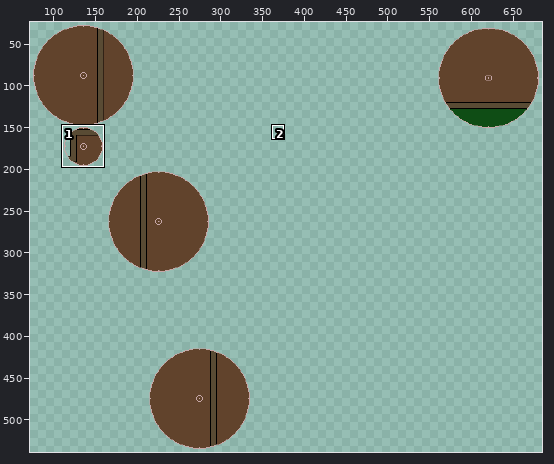
Pixel-art file, stored at Assets/Sprites/MapOne.ase. The first picture is a wide view before the edit; the outline marks the close-up.
Close-up. Earlier state:
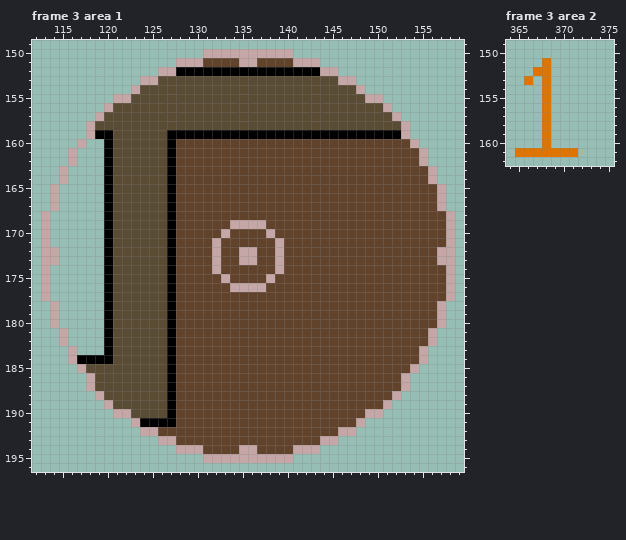
704x576 pixels, 4 frames. Colours within 5 levels of each other are drawn and written as one. Shown: frame 3 area 1: x 112..159, y 149..196; frame 3 area 2: x 364..375, y 149..162. The wide view leaves out empty margins. The commit also changed other frames or places, which this record leaves out.
The same view after the edit:
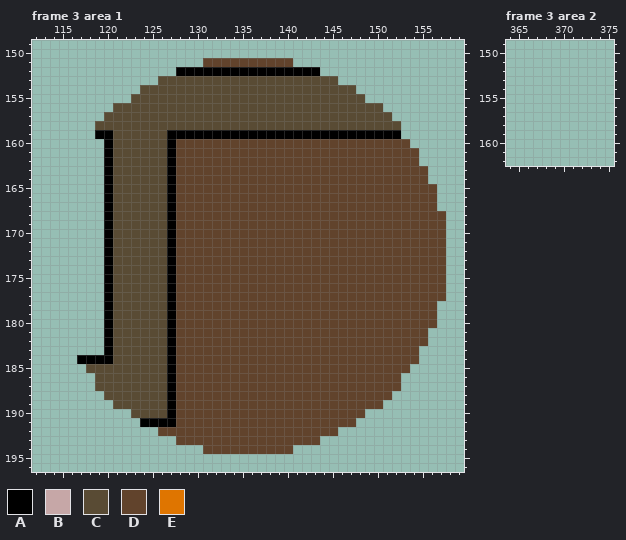
Palette (. is transparent): A #000000  B #c6a7a7  C #594b34  D #61432c  E #df7500
Diff:
layer "Notes" now hidden
--- frame 3 area 1
@@ x 112..159 @@
 149 ................................................
-150 ...................BBBBBBBBBB...................
-151 ................BBBDDDDBBDDDDBBB................
-152 ..............BBAAAAAAAAAAAAAAAABB..............
-153 ............BBCCCCCCCCCCCCCCCCCCCCBB............
-154 ...........BCCCCCCCCCCCCCCCCCCCCCCCCB...........
-155 .........BBCCCCCCCCCCCCCCCCCCCCCCCCCCBB.........
-156 ........BCCCCCCCCCCCCCCCCCCCCCCCCCCCCCCB........
-157 .......BCCCCCCCCCCCCCCCCCCCCCCCCCCCCCCCCB.......
-158 ......BCCCCCCCCCCCCCCCCCCCCCCCCCCCCCCCCCCB......
-159 ......BAACCCCCCAAAAAAAAAAAAAAAAAAAAAAAAAAB......
-160 .....B..ACCCCCCADDDDDDDDDDDDDDDDDDDDDDDDDDB.....
-161 ....B...ACCCCCCADDDDDDDDDDDDDDDDDDDDDDDDDDDB....
-162 ....B...ACCCCCCADDDDDDDDDDDDDDDDDDDDDDDDDDDB....
-163 ...B....ACCCCCCADDDDDDDDDDDDDDDDDDDDDDDDDDDDB...
-164 ...B....ACCCCCCADDDDDDDDDDDDDDDDDDDDDDDDDDDDB...
-165 ..B.....ACCCCCCADDDDDDDDDDDDDDDDDDDDDDDDDDDDDB..
-166 ..B.....ACCCCCCADDDDDDDDDDDDDDDDDDDDDDDDDDDDDB..
-167 ..B.....ACCCCCCADDDDDDDDDDDDDDDDDDDDDDDDDDDDDB..
-168 .B......ACCCCCCADDDDDDDDDDDDDDDDDDDDDDDDDDDDDDB.
-169 .B......ACCCCCCADDDDDDBBBBDDDDDDDDDDDDDDDDDDDDB.
-170 .B......ACCCCCCADDDDDBDDDDBDDDDDDDDDDDDDDDDDDDB.
-171 .B......ACCCCCCADDDDBDDDDDDBDDDDDDDDDDDDDDDDDDB.
-172 .BB.....ACCCCCCADDDDBDDBBDDBDDDDDDDDDDDDDDDDDBB.
-173 .BB.....ACCCCCCADDDDBDDBBDDBDDDDDDDDDDDDDDDDDBB.
-174 .B......ACCCCCCADDDDBDDDDDDBDDDDDDDDDDDDDDDDDDB.
-175 .B......ACCCCCCADDDDDBDDDDBDDDDDDDDDDDDDDDDDDDB.
-176 .B......ACCCCCCADDDDDDBBBBDDDDDDDDDDDDDDDDDDDDB.
-177 .B......ACCCCCCADDDDDDDDDDDDDDDDDDDDDDDDDDDDDDB.
-178 ..B.....ACCCCCCADDDDDDDDDDDDDDDDDDDDDDDDDDDDDB..
-179 ..B.....ACCCCCCADDDDDDDDDDDDDDDDDDDDDDDDDDDDDB..
-180 ..B.....ACCCCCCADDDDDDDDDDDDDDDDDDDDDDDDDDDDDB..
-181 ...B....ACCCCCCADDDDDDDDDDDDDDDDDDDDDDDDDDDDB...
-182 ...B....ACCCCCCADDDDDDDDDDDDDDDDDDDDDDDDDDDDB...
-183 ....B...ACCCCCCADDDDDDDDDDDDDDDDDDDDDDDDDDDB....
-184 ....BAAAACCCCCCADDDDDDDDDDDDDDDDDDDDDDDDDDDB....
-185 .....BCCCCCCCCCADDDDDDDDDDDDDDDDDDDDDDDDDDB.....
-186 ......BCCCCCCCCADDDDDDDDDDDDDDDDDDDDDDDDDB......
-187 ......BCCCCCCCCADDDDDDDDDDDDDDDDDDDDDDDDDB......
-188 .......BCCCCCCCADDDDDDDDDDDDDDDDDDDDDDDDB.......
-189 ........BCCCCCCADDDDDDDDDDDDDDDDDDDDDDDB........
-190 .........BBCCCCADDDDDDDDDDDDDDDDDDDDDBB.........
-191 ...........BAAAADDDDDDDDDDDDDDDDDDDDB...........
-192 ............BBDDDDDDDDDDDDDDDDDDDDBB............
-193 ..............BBDDDDDDDDDDDDDDDDBB..............
-194 ................BBBDDDDBBDDDDBBB................
-195 ...................BBBBBBBBBB...................
+150 ................................................
+151 ...................DDDDDDDDDD...................
+152 ................AAAAAAAAAAAAAAAA................
+153 ..............CCCCCCCCCCCCCCCCCCCC..............
+154 ............CCCCCCCCCCCCCCCCCCCCCCCC............
+155 ...........CCCCCCCCCCCCCCCCCCCCCCCCCC...........
+156 .........CCCCCCCCCCCCCCCCCCCCCCCCCCCCCC.........
+157 ........CCCCCCCCCCCCCCCCCCCCCCCCCCCCCCCC........
+158 .......CCCCCCCCCCCCCCCCCCCCCCCCCCCCCCCCCC.......
+159 .......AACCCCCCAAAAAAAAAAAAAAAAAAAAAAAAAA.......
+160 ........ACCCCCCADDDDDDDDDDDDDDDDDDDDDDDDDD......
+161 ........ACCCCCCADDDDDDDDDDDDDDDDDDDDDDDDDDD.....
+162 ........ACCCCCCADDDDDDDDDDDDDDDDDDDDDDDDDDD.....
+163 ........ACCCCCCADDDDDDDDDDDDDDDDDDDDDDDDDDDD....
+164 ........ACCCCCCADDDDDDDDDDDDDDDDDDDDDDDDDDDD....
+165 ........ACCCCCCADDDDDDDDDDDDDDDDDDDDDDDDDDDDD...
+166 ........ACCCCCCADDDDDDDDDDDDDDDDDDDDDDDDDDDDD...
+167 ........ACCCCCCADDDDDDDDDDDDDDDDDDDDDDDDDDDDD...
+168 ........ACCCCCCADDDDDDDDDDDDDDDDDDDDDDDDDDDDDD..
+169 ........ACCCCCCADDDDDDDDDDDDDDDDDDDDDDDDDDDDDD..
+170 ........ACCCCCCADDDDDDDDDDDDDDDDDDDDDDDDDDDDDD..
+171 ........ACCCCCCADDDDDDDDDDDDDDDDDDDDDDDDDDDDDD..
+172 ........ACCCCCCADDDDDDDDDDDDDDDDDDDDDDDDDDDDDD..
+173 ........ACCCCCCADDDDDDDDDDDDDDDDDDDDDDDDDDDDDD..
+174 ........ACCCCCCADDDDDDDDDDDDDDDDDDDDDDDDDDDDDD..
+175 ........ACCCCCCADDDDDDDDDDDDDDDDDDDDDDDDDDDDDD..
+176 ........ACCCCCCADDDDDDDDDDDDDDDDDDDDDDDDDDDDDD..
+177 ........ACCCCCCADDDDDDDDDDDDDDDDDDDDDDDDDDDDDD..
+178 ........ACCCCCCADDDDDDDDDDDDDDDDDDDDDDDDDDDDD...
+179 ........ACCCCCCADDDDDDDDDDDDDDDDDDDDDDDDDDDDD...
+180 ........ACCCCCCADDDDDDDDDDDDDDDDDDDDDDDDDDDDD...
+181 ........ACCCCCCADDDDDDDDDDDDDDDDDDDDDDDDDDDD....
+182 ........ACCCCCCADDDDDDDDDDDDDDDDDDDDDDDDDDDD....
+183 ........ACCCCCCADDDDDDDDDDDDDDDDDDDDDDDDDDD.....
+184 .....AAAACCCCCCADDDDDDDDDDDDDDDDDDDDDDDDDDD.....
+185 ......CCCCCCCCCADDDDDDDDDDDDDDDDDDDDDDDDDD......
+186 .......CCCCCCCCADDDDDDDDDDDDDDDDDDDDDDDDD.......
+187 .......CCCCCCCCADDDDDDDDDDDDDDDDDDDDDDDDD.......
+188 ........CCCCCCCADDDDDDDDDDDDDDDDDDDDDDDD........
+189 .........CCCCCCADDDDDDDDDDDDDDDDDDDDDDD.........
+190 ...........CCCCADDDDDDDDDDDDDDDDDDDDD...........
+191 ............AAAADDDDDDDDDDDDDDDDDDDD............
+192 ..............DDDDDDDDDDDDDDDDDDDD..............
+193 ................DDDDDDDDDDDDDDDD................
+194 ...................DDDDDDDDDD...................
+195 ................................................
 196 ................................................
--- frame 3 area 2
@@ x 364..375 @@
 150 ............
-151 ....E.......
-152 ...EE.......
-153 ..E.E.......
-154 ....E.......
-155 ....E.......
-156 ....E.......
-157 ....E.......
-158 ....E.......
-159 ....E.......
-160 ....E.......
-161 .EEEEEEE....
+151 ............
+152 ............
+153 ............
+154 ............
+155 ............
+156 ............
+157 ............
+158 ............
+159 ............
+160 ............
+161 ............
 162 ............
Pixel boxes of the changes (left, top, right, bottom) in both close-ups:
changed: (41, 49, 455, 463)
erased: (515, 58, 578, 157)
